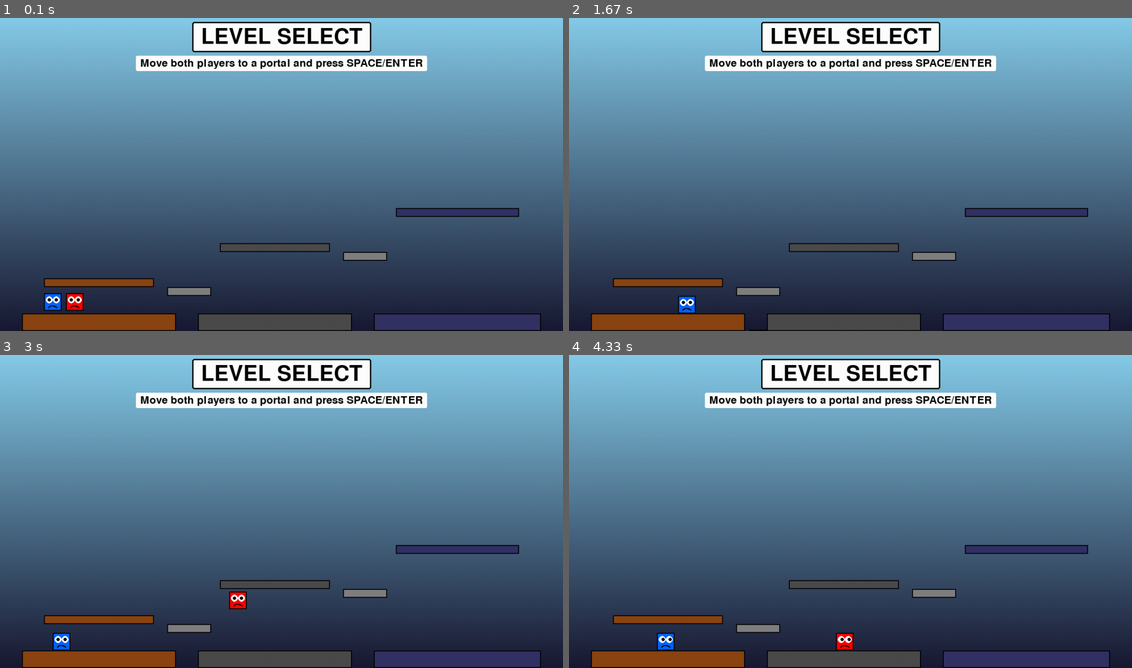
Above: before the commit, frames 1-4 (two rows, left to right).
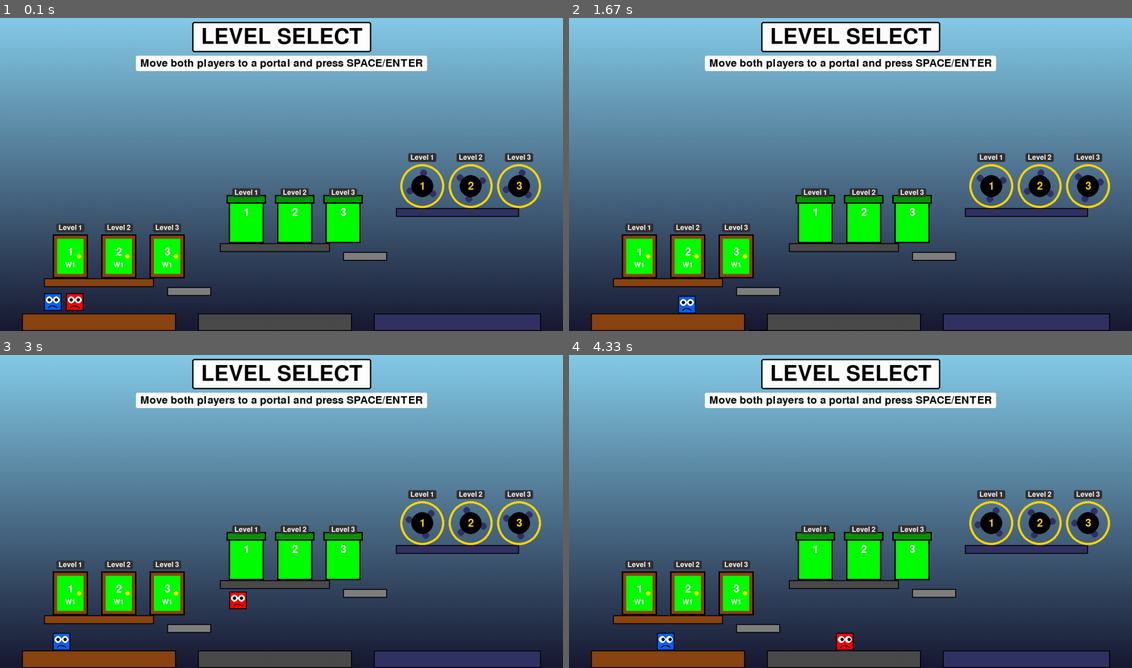
Above: after the commit, the same moments.

Repository: robjohncolson/Downloads
Game: pygame game, started from game_gemini.py
Two runs of this game, one before a commit and one after it. Both use one fixed random seed, a clock stepped at 60 frames per second and the inputs below.
Inputs:
- Up to frame 1 (0.1 s): no input
- Up to frame 2 (1.67 s): hold Right 0.33-0.8 s; hold Up 0.83-1.13 s; hold W 0.83-1.13 s; hold Right 1.17-1.63 s; hold D 1.17-1.63 s
- Up to frame 3 (3 s): hold Up 1.67-2.2 s; hold W 1.67-2.2 s; hold Left 2.23-2.63 s; hold A 2.23-2.63 s; hold Up from 2.67 s (still down); hold W from 2.67 s (still down)
- Up to frame 4 (4.33 s): release Up at 3.03 s; release W at 3.03 s; hold Right 3.07-3.7 s; hold D 3.07-3.7 s; hold Left 3.73-4.2 s; hold A 3.73-4.2 s; hold Right from 4.23 s (still down); hold D from 4.23 s (still down)

The runs differ from the first frame. In frame 1, 8.3% of the frame differs, in the area x 9-97%, y 43-84%; in frame 2, 8.3%; in frame 3, 8.3%; in frame 4, 8.3%.

Commit message:
Gemini. stuff.

Diff:
--- a/game_gemini.py
+++ b/game_gemini.py
@@ -552,13 +552,29 @@
             os.makedirs(self.levels_dir); print(f"Created missing '{self.levels_dir}' directory.")
             return
 
-        pattern = re.compile(r"world(\d+)_level(\d+)_([a-zA-Z0-9_]+)\.json", re.IGNORECASE)
+        # Pattern for new versioned files: world1_level1_a.json
+        versioned_pattern = re.compile(r"world(\d+)_level(\d+)_([a-zA-Z0-9_]+)\.json", re.IGNORECASE)
+        # Pattern for legacy files: world1_level1.json
+        legacy_pattern = re.compile(r"world(\d+)_level(\d+)\.json", re.IGNORECASE)
 
         for filename in os.listdir(self.levels_dir):
-            match = pattern.match(filename)
+            # Try versioned pattern first
+            match = versioned_pattern.match(filename)
+            version_id = None
+            if match:
+                world = int(match.group(1))
+                level_num = int(match.group(2))
+                version_id = match.group(3)
+            else:
+                # Try legacy pattern
+                match = legacy_pattern.match(filename)
+                if match:
+                    world = int(match.group(1))
+                    level_num = int(match.group(2))
+                    version_id = "default"  # Default version ID for legacy files
+
             if match:
                 try:
-                    world = int(match.group(1)); level_num = int(match.group(2)); version_id = match.group(3)
                     filepath = os.path.join(self.levels_dir, filename)
                     with open(filepath, 'r') as f: level_data = json.load(f)
 
